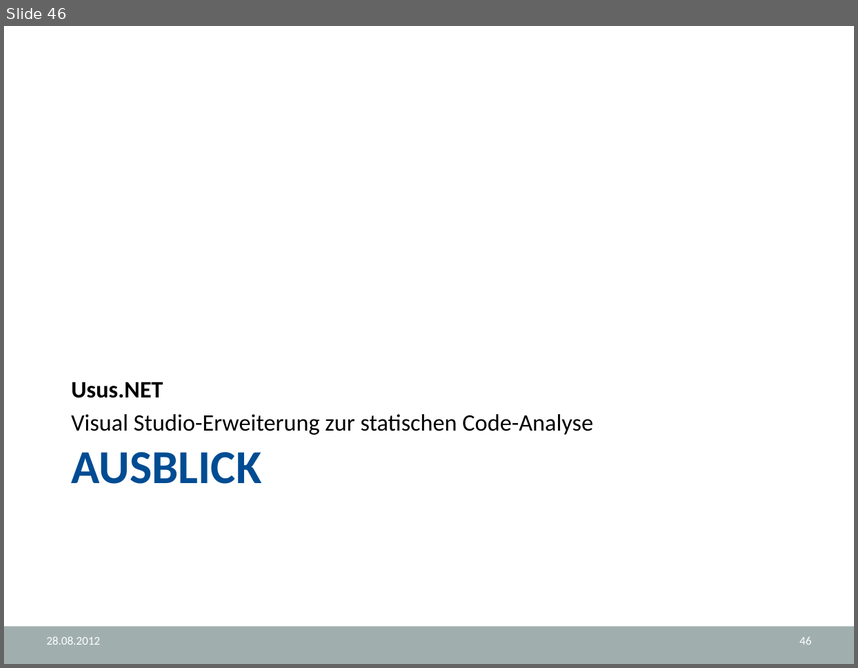
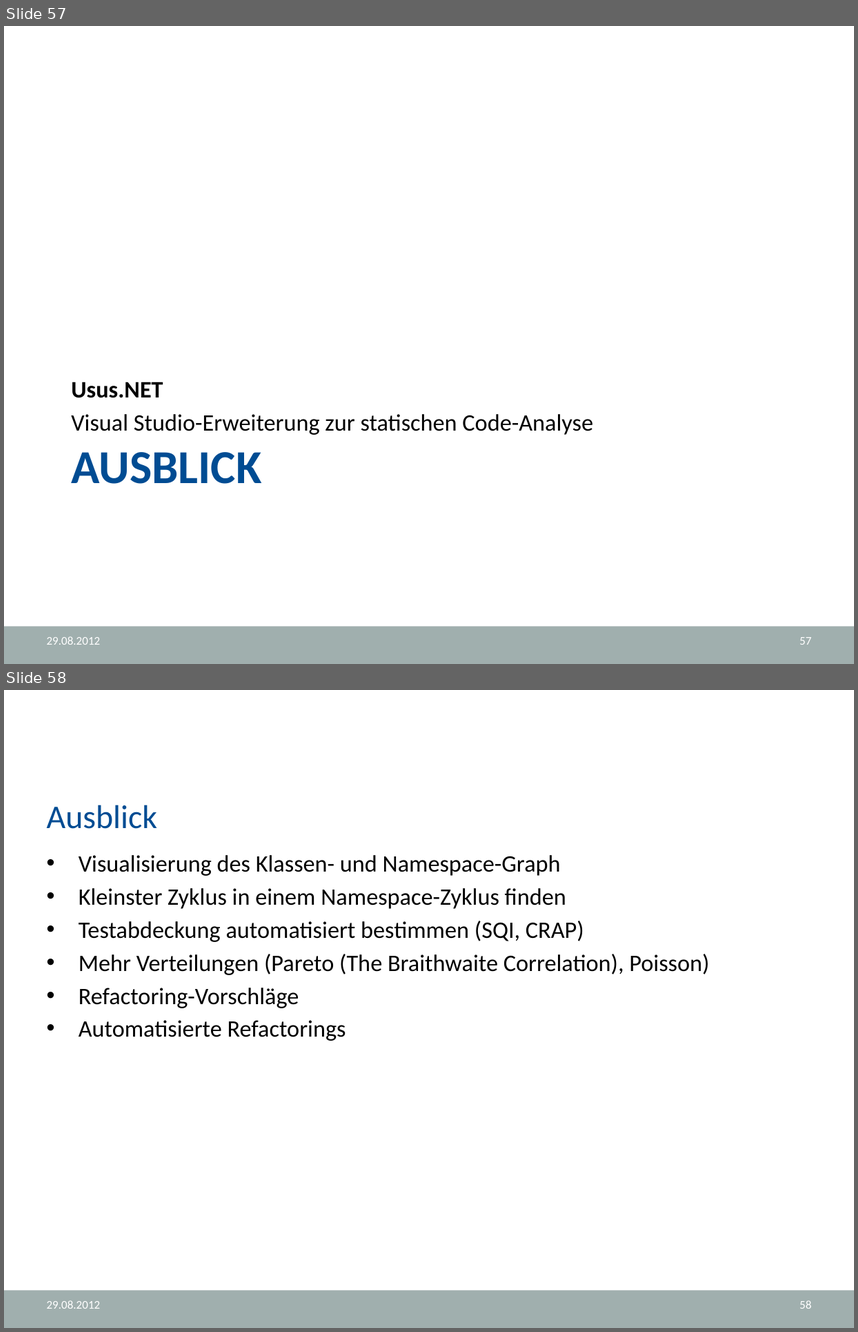
Before and after one commit to halllo/MTSS12, a slide deck: text/Usus.NET.pptx. Shown one above the other, each under a label of ours: slide 46 before the commit, slides 57 and 58 after it. The pictures are 858x668 and 858x1332 pixels, drawn with LibreOffice and Linux fonts; fonts in the diff are those of the drawing; background and template pictures are left out. Boxes give left, top, right and bottom in pixels: in the first picture for what was removed or moved away, otherwise in the second. Text is boxed around its words. In the diff, an @@ line names an element or a change of style, - is before the commit and + after.

```diff
--- a/text/Usus.NET.pptx
+++ b/text/Usus.NET.pptx
@@ slide 58 added at (4, 690, 854, 1328), background #FFFFFF; not listed: 1 template element that a slide beside it also shows @@
@@ title added at (47, 805, 158, 829), 28 pt, text #004C93 @@
+Ausblick
@@ text added at (79, 855, 709, 1041), 20 pt, text #000000 @@
+• Visualisierung des Klassen- und Namespace-Graph
+• Kleinster Zyklus in einem Namespace-Zyklus finden
+• Testabdeckung automatisiert bestimmen (SQI, CRAP)
+• Mehr Verteilungen (Pareto (The Braithwaite Correlation), Poisson)
+• Refactoring-Vorschläge
+• Automatisierte Refactorings
@@ text added at (47, 1300, 101, 1308), 10 pt, text #FFFFFF @@
+29.08.2012
@@ page number added at (800, 1300, 811, 1308), 10 pt, text #FFFFFF @@
+58
@@ what was slide 46 is now slide 57 @@
@@ slide 57 changed as well @@
@@ text at (47, 636, 101, 644): text changed @@
-28.08.2012
+29.08.2012
@@ page number at (800, 637, 811, 644): text changed @@
-46
+57
```
Also in this commit, not shown: 44 other slides changed, 11 other slides added.
